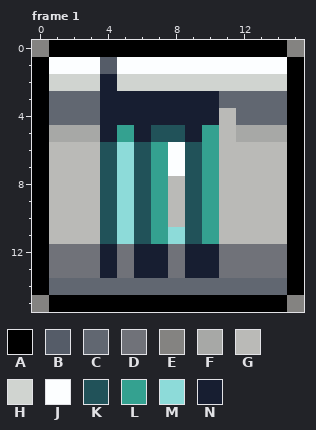
Two states of a pixel-art file, assets/spritesheets/props/block.aseprite. Above: the version before the commit.
16x16 pixels, 1 frame. Colours within 5 levels of each other are drawn and written as one. Shown: frame 1. The commit also changed other frames, which this record leaves out.
Palette (. is transparent): A #000000  B #555c68  C #616771  D #707279  E #848381  F #a7a8a6  G #babab7  H #d0d4d0  J #fcfeff  K #215259  L #34a190  M #8ddbd9  N #171e31
New version:
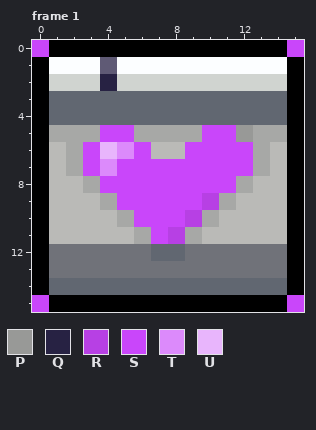
Colours new in this view: P #989997  Q #272243  R #b740e4  S #c946fa  T #dc8afb  U #e8b5fc
Changes in this commit:
layer "Layer 2" added
Colour B changes from #555c68 to #5f5a75.
Frame 1, layers "Layer 2", "Layer 1":
The edit turns colour D into colour C in row 12 at x 8.
The edit turns colour G into colour C in row 4 at x 11.
The edit turns colour N into colour C in rows 3 to 4 at x 4 to 10; in row 12 at x 7.
The edit turns colour N into colour D in row 12 at x 4, 6 and 9 to 10; in row 13 at x 4, 6 to 7 and 9 to 10.
The edit turns colour G into colour F in rows 6 to 7 at x 2 and 13; in row 8 at x 3 and 12; in row 9 at x 11.
The edit turns colour K into colour F in row 5 at x 7 to 8; in row 9 at x 4; in row 11 at x 6 and 9.
The edit turns colour L into colour F in row 10 at x 10.
The edit turns colour M into colour F in row 10 at x 5.
The edit turns colour N into colour F in row 5 at x 6 and 9.
The edit turns colour J into colour G in row 6 at x 8.
The edit turns colour K into colour G in rows 10 to 11 at x 4.
The edit turns colour L into colour G in row 6 at x 7; in row 11 at x 10.
The edit turns colour M into colour G in row 11 at x 5.
The edit turns colour F into colour P in row 5 at x 12.
The edit turns colour N into colour Q in row 2 at x 4.
The edit turns colour K into colour R in row 10 at x 9.
The edit turns colour L into colour R in row 9 at x 10.
The edit turns colour M into colour R in row 11 at x 8.
The edit turns colour E into colour S in row 0 at x 0 and 15; in row 15 at x 0 and 15.
The edit turns colour G into colour S in row 5 at x 11; in rows 6 to 7 at x 3 and 11 to 12; in row 8 at x 8 and 11; in rows 9 to 10 at x 8.
The edit turns colour J into colour S in row 7 at x 8.
The edit turns colour K into colour S in rows 6 to 7 at x 6 and 9; in row 8 at x 4, 6 and 9; in row 9 at x 6 and 9; in row 10 at x 6.
The edit turns colour L into colour S in row 5 at x 5 and 10; in row 6 at x 10; in rows 7 to 8 at x 7 and 10; in rows 9 to 11 at x 7.
The edit turns colour M into colour S in rows 7 to 9 at x 5.
The edit turns colour N into colour S in row 5 at x 4.
The edit turns colour K into colour T in row 7 at x 4.
The edit turns colour M into colour T in row 6 at x 5.
The edit turns colour K into colour U in row 6 at x 4.
